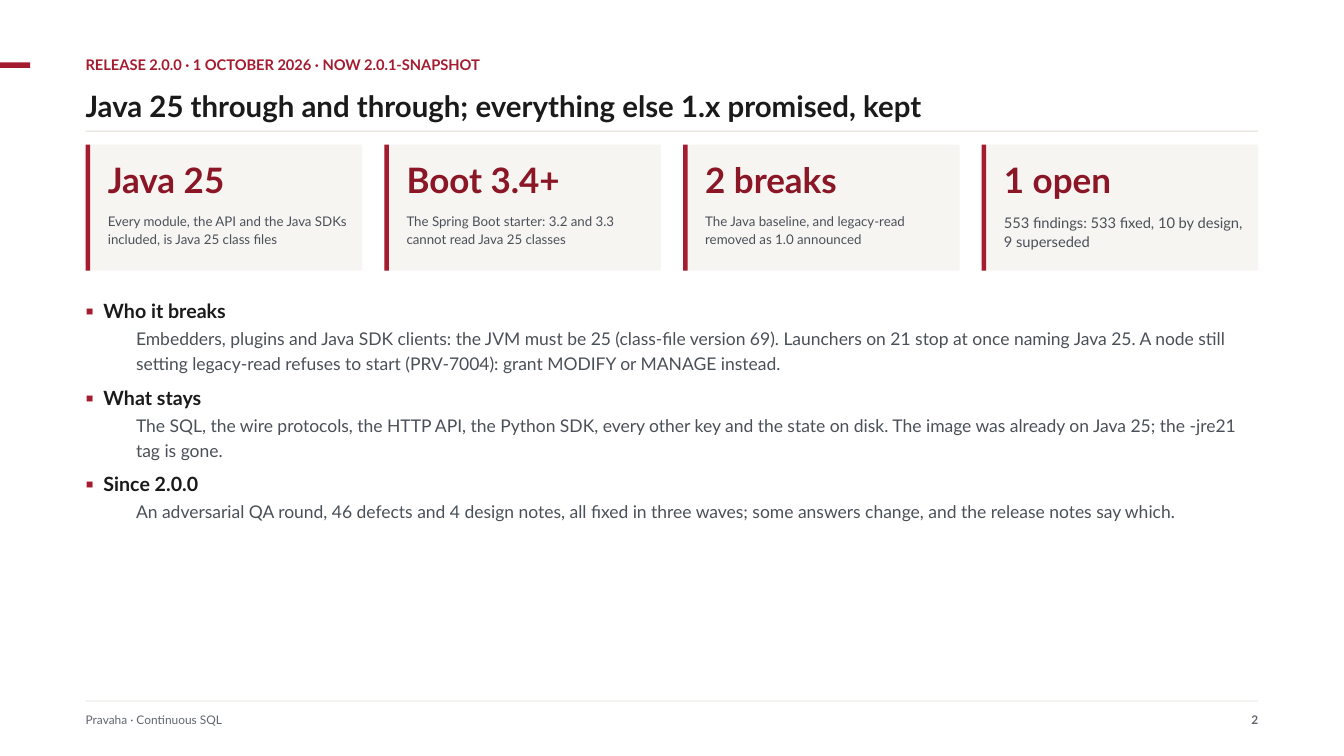
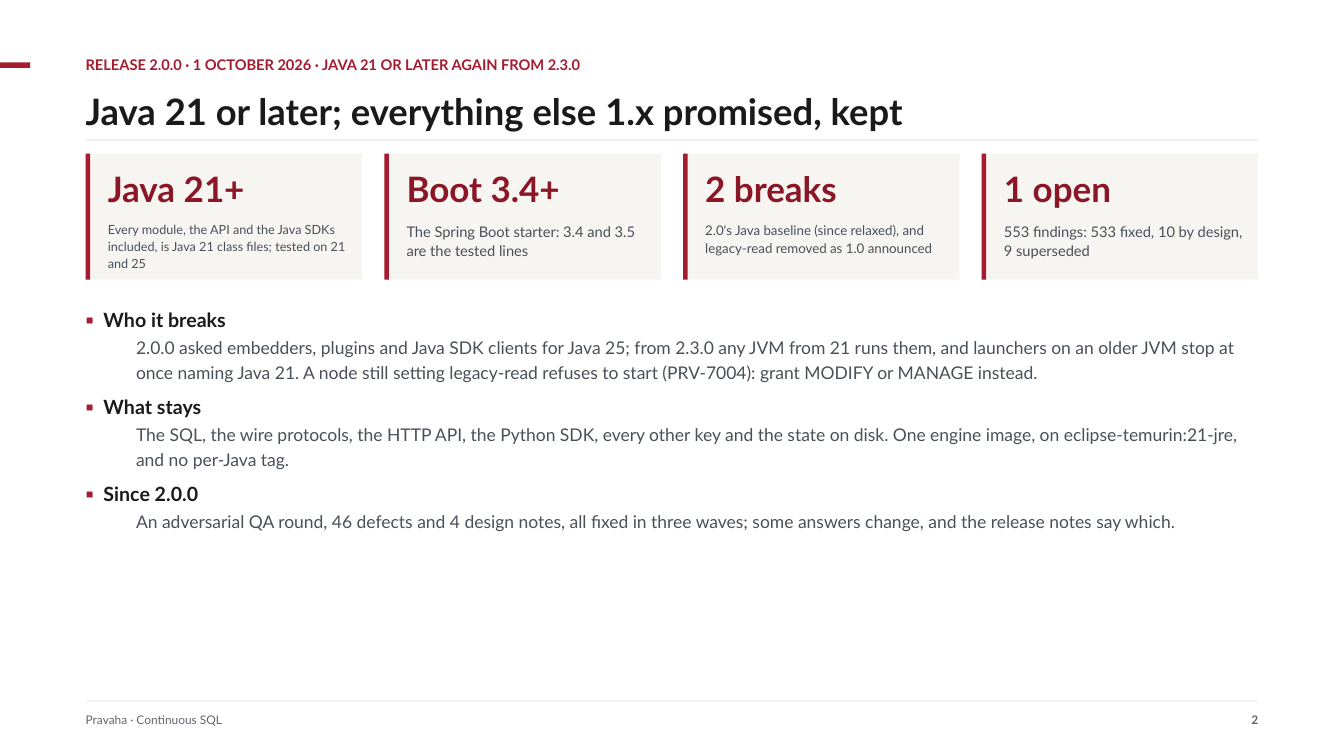
Before and after one commit to ajsinha/pravaha, a slide deck: slide 2 of docs/publications/Pravaha-Continuous-SQL-Engine-Design-and-Evidence.pptx. Drawn at 1344x756 pixels with LibreOffice and Linux fonts; fonts in the diff are those of the drawing. Boxes give left, top, right and bottom in pixels: in the first picture for what was removed or moved away, otherwise in the second. Text is boxed around its words. In the diff, an @@ line names an element or a change of style, - is before the commit and + after.

Commit message:
Docs: Java 21 or later wherever a document states the JDK as current
The README badge and release line, RESUME's JAVA_HOME, the ADR index row for ADR-001, TESTING's and
the without-Docker guide's environment (with how to install a JDK 21: apt openjdk-21-jdk, SDKMAN
21-tem; 25 works too), and the deck's 2.x slides (rebuilt; audit clean) said Java 25. The Medium post
and the paper keep 2.0 as released, with a line saying 2.3.0 relaxed the baseline (the post's page is
regenerated; the paper's PDF is not). Measurements taken on JDK 25 stay as recorded.

```diff
--- a/docs/publications/Pravaha-Continuous-SQL-Engine-Design-and-Evidence.pptx
+++ b/docs/publications/Pravaha-Continuous-SQL-Engine-Design-and-Evidence.pptx
@@ text at (86,59,580,70): text changed @@
-RELEASE 2.0.0 · 1 OCTOBER 2026 · NOW 2.0.1-SNAPSHOT
+RELEASE 2.0.0 · 1 OCTOBER 2026 · JAVA 21 OR LATER AGAIN FROM 2.3.0
@@ text at (86,98,903,132): text changed; size 21 to 26 pt @@
-Java 25 through and through; everything else 1.x promised, kept
+Java 21 or later; everything else 1.x promised, kept
@@ text at (108,176,245,203): text changed @@
-Java 25
+Java 21+
@@ 9 rectangles, 4 texts: place and size @@
-9 rectangles, 4 texts at (86,131,1258,271)
+9 rectangles, 4 texts at (86,140,1258,280)
@@ text at (108,224,346,268): text changed; size 9.5 to 9 pt @@
-Every module, the API and the Java SDKs included, is Java 25 class files
+Every module, the API and the Java SDKs included, is Java 21 class files; tested on 21 and 25
@@ text at (407,226,635,256): text changed; size 9.5 to 10.5 pt @@
-The Spring Boot starter: 3.2 and 3.3 cannot read Java 25 classes
+The Spring Boot starter: 3.4 and 3.5 are the tested lines
@@ text at (705,225,932,256): text changed @@
-The Java baseline, and legacy-read removed as 1.0 announced
+2.0's Java baseline (since relaxed), and legacy-read removed as 1.0 announced
@@ text "▪ Who it breaks": place and size @@
-text "▪ Who it breaks" at (103,303,1236,521)
+text "▪ Who it breaks" at (103,312,1237,531)
@@ text at (136,341,1234,382): text changed @@
-  Embedders, plugins and Java SDK clients: the JVM must be 25 (class-file version 69). Launchers on 21 stop at once naming Java 25. A node still setting legacy-read refuses to start (PRV-7004): grant MODIFY or MANAGE instead.
+  2.0.0 asked embedders, plugins and Java SDK clients for Java 25; from 2.3.0 any JVM from 21 runs them, and launchers on an older JVM stop at once naming Java 21. A node still setting legacy-read refuses to start (PRV-7004): grant MODIFY or MANAGE instead.
@@ text at (136,428,1237,469): text changed @@
-  The SQL, the wire protocols, the HTTP API, the Python SDK, every other key and the state on disk. The image was already on Java 25; the -jre21 tag is gone.
+  The SQL, the wire protocols, the HTTP API, the Python SDK, every other key and the state on disk. One engine image, on eclipse-temurin:21-jre, and no per-Java tag.
```
Also in this commit, not shown: 4 other slides changed, 15 other files.
